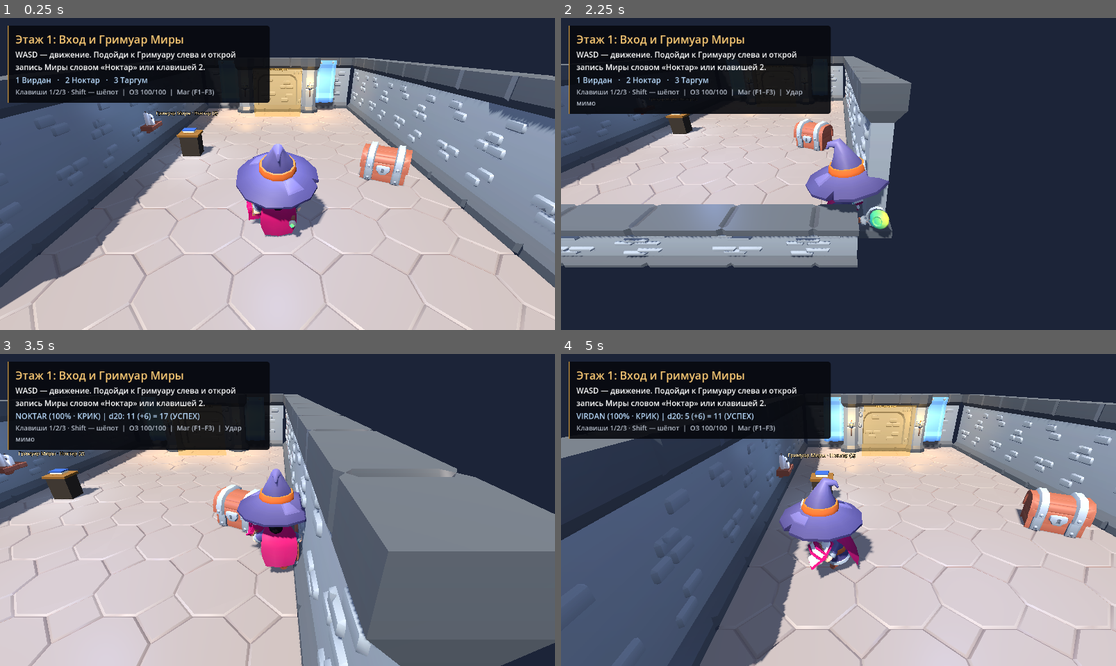
Above: before the commit, frames 1-4 (two rows, left to right).
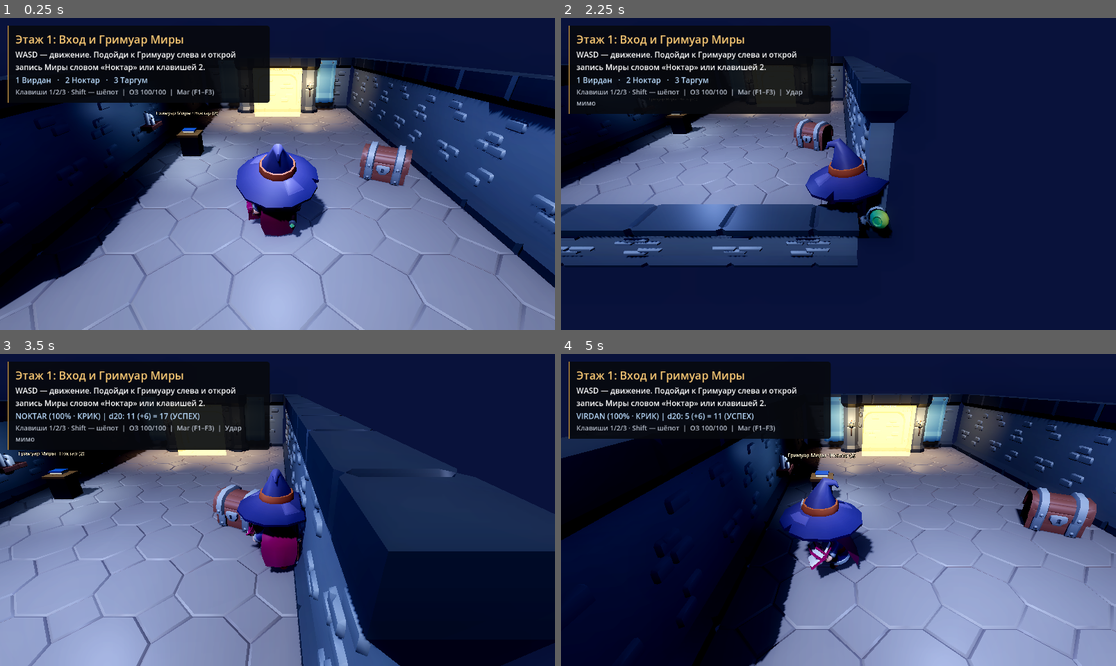
Above: after the commit, the same moments.

Repository: Alizhan2/Game-x
Game: Godot game, scene res://scenes/main.tscn
Two runs of this game, one before a commit and one after it. Both use one fixed random seed, a clock stepped at 60 frames per second and the inputs below.
Inputs (mouse positions are in pixels of both pictures, inside the frame that each line leads up to):
- Up to frame 1 (0.25 s): no input
- Up to frame 2 (2.25 s): tap Enter at 0.5 s; move the mouse to (960, 158) at 0.52 s; press the mouse at (960, 158) at 0.53 s; hold D (move_right) 0.53-1.28 s; move the mouse to (727, 189) at 1.27 s; release the mouse at (727, 189) at 1.28 s; hold S (move_back) 1.28-2.03 s; tap V (push_to_talk) at 1.35 s; move the mouse to (894, 105) at 2.02 s; hold D (move_right) from 2.03 s (still down); hold 0 (silence_hold) from 2.03 s (still down)
- Up to frame 3 (3.5 s): move the mouse to (249, 572) at 2.77 s; release D (move_right) at 2.78 s; release 0 (silence_hold) at 2.78 s; hold W (move_forward) from 2.78 s (still down); tap 2 (spell_noktar) at 2.85 s; click (249, 572) at 2.92 s
- Up to frame 4 (5 s): move the mouse to (1005, 556) at 3.52 s; release W (move_forward) at 3.53 s; hold A (move_left) from 3.53 s (still down); tap 3 (spell_targum) at 3.6 s; move the mouse to (672, 463) at 4.27 s; tap 1 (spell_virdan) at 4.35 s

The runs differ from the first frame. In frame 1, 79% of the frame differs, in the area x 0-100%, y 12-100%; in frame 2, 31%; in frame 3, 69%; in frame 4, 80%.

Commit message:
feat(visuals): apply Dark Fantasy ACES, SSAO, Bloom, and atmospheric fog across all 4 tower floors

Diff:
--- a/godot_project/scenes/floors/floor_1_tutorial.tscn
+++ b/godot_project/scenes/floors/floor_1_tutorial.tscn
@@ -73,19 +73,36 @@
 
 [sub_resource type="Environment" id="TutorialEnvironment"]
 background_mode = 1
-background_color = Color(0.11, 0.14, 0.22, 1)
+background_color = Color(0.03, 0.035, 0.06, 1)
 ambient_light_source = 2
-ambient_light_color = Color(0.67, 0.73, 0.9, 1)
-ambient_light_energy = 0.65
+ambient_light_color = Color(0.32, 0.36, 0.52, 1)
+ambient_light_energy = 0.16
 reflected_light_source = 1
+tonemap_mode = 3
+tonemap_exposure = 1.05
+ssao_enabled = true
+ssao_radius = 1.2
+ssao_intensity = 2.2
+glow_enabled = true
+glow_intensity = 0.85
+glow_bloom = 0.28
+glow_hdr_threshold = 0.9
+fog_enabled = true
+fog_light_color = Color(0.06, 0.075, 0.12, 1)
+fog_density = 0.034
+adjustment_enabled = true
+adjustment_contrast = 1.16
+adjustment_saturation = 0.82
 
 [sub_resource type="BoxShape3D" id="WardCollision"]
 size = Vector3(4, 3.6, 2.7)
 
 [sub_resource type="StandardMaterial3D" id="WardGold"]
 transparency = 1
-shading_mode = 0
-albedo_color = Color(1, 0.73, 0.24, 0.42)
+albedo_color = Color(1, 0.68, 0.18, 0.38)
+emission_enabled = true
+emission = Color(1, 0.68, 0.18, 1)
+emission_energy_multiplier = 2.4
 
 [sub_resource type="BoxMesh" id="WardVeil"]
 material = SubResource("WardGold")
@@ -112,8 +129,8 @@
 
 [node name="CourtyardLight" type="DirectionalLight3D" parent="."]
 rotation = Vector3(-0.92, -0.46, 0)
-light_color = Color(1, 0.92, 0.81, 1)
-light_energy = 0.92
+light_color = Color(0.76, 0.82, 0.98, 1)
+light_energy = 0.38
 shadow_enabled = true
 directional_shadow_max_distance = 36.0
 
--- a/godot_project/scenes/floors/floor_2_elves.tscn
+++ b/godot_project/scenes/floors/floor_2_elves.tscn
@@ -67,11 +67,26 @@
 
 [sub_resource type="Environment" id="ElvenEnvironment"]
 background_mode = 1
-background_color = Color(0.08, 0.17, 0.14, 1)
+background_color = Color(0.02, 0.055, 0.045, 1)
 ambient_light_source = 2
-ambient_light_color = Color(0.58, 0.78, 0.65, 1)
-ambient_light_energy = 0.64
+ambient_light_color = Color(0.26, 0.45, 0.34, 1)
+ambient_light_energy = 0.16
 reflected_light_source = 1
+tonemap_mode = 3
+tonemap_exposure = 1.05
+ssao_enabled = true
+ssao_radius = 1.2
+ssao_intensity = 2.2
+glow_enabled = true
+glow_intensity = 0.9
+glow_bloom = 0.3
+glow_hdr_threshold = 0.88
+fog_enabled = true
+fog_light_color = Color(0.05, 0.14, 0.1, 1)
+fog_density = 0.038
+adjustment_enabled = true
+adjustment_contrast = 1.16
+adjustment_saturation = 0.82
 
 [node name="Floor2Elves" type="Node3D"]
 script = ExtResource("1_tower_floor")
@@ -84,8 +99,8 @@
 
 [node name="Sunlight" type="DirectionalLight3D" parent="."]
 rotation = Vector3(-1.08, 0.45, 0)
-light_color = Color(1, 0.93, 0.74, 1)
-light_energy = 0.9
+light_color = Color(0.68, 0.88, 0.72, 1)
+light_energy = 0.36
 shadow_enabled = true
 directional_shadow_max_distance = 42.0
 
--- a/godot_project/scenes/floors/floor_3_undead.tscn
+++ b/godot_project/scenes/floors/floor_3_undead.tscn
@@ -51,13 +51,25 @@
 
 [sub_resource type="Environment" id="CryptEnvironment"]
 background_mode = 1
-background_color = Color(0.025, 0.021, 0.055, 1)
+background_color = Color(0.015, 0.014, 0.038, 1)
 ambient_light_source = 2
-ambient_light_color = Color(0.49, 0.53, 0.86, 1)
-ambient_light_energy = 0.42
+ambient_light_color = Color(0.28, 0.32, 0.58, 1)
+ambient_light_energy = 0.14
+tonemap_mode = 3
+tonemap_exposure = 1.05
+ssao_enabled = true
+ssao_radius = 1.2
+ssao_intensity = 2.4
+glow_enabled = true
+glow_intensity = 0.95
+glow_bloom = 0.32
+glow_hdr_threshold = 0.85
 fog_enabled = true
-fog_light_color = Color(0.13, 0.13, 0.25, 1)
-fog_density = 0.012
+fog_light_color = Color(0.07, 0.08, 0.18, 1)
+fog_density = 0.045
+adjustment_enabled = true
+adjustment_contrast = 1.18
+adjustment_saturation = 0.84
 
 [node name="Floor3CryptOfMemory" type="Node3D"]
 script = ExtResource("floor_script")
--- a/godot_project/scenes/floors/floor_4_boss.tscn
+++ b/godot_project/scenes/floors/floor_4_boss.tscn
@@ -8,11 +8,25 @@
 
 [sub_resource type="Environment" id="Environment_summit"]
 background_mode = 1
-background_color = Color(0.065, 0.043, 0.09, 1)
+background_color = Color(0.03, 0.016, 0.042, 1)
 ambient_light_source = 2
-ambient_light_color = Color(0.72, 0.51, 0.43, 1)
-ambient_light_energy = 0.58
+ambient_light_color = Color(0.42, 0.24, 0.22, 1)
+ambient_light_energy = 0.15
+tonemap_mode = 3
+tonemap_exposure = 1.06
+ssao_enabled = true
+ssao_radius = 1.3
+ssao_intensity = 2.4
 glow_enabled = true
+glow_intensity = 1.0
+glow_bloom = 0.34
+glow_hdr_threshold = 0.85
+fog_enabled = true
+fog_light_color = Color(0.11, 0.05, 0.09, 1)
+fog_density = 0.032
+adjustment_enabled = true
+adjustment_contrast = 1.18
+adjustment_saturation = 0.84
 
 [sub_resource type="StandardMaterial3D" id="Material_basalt"]
 albedo_color = Color(0.12, 0.081, 0.085, 1)
@@ -99,8 +113,8 @@
 
 [node name="Dusk" type="DirectionalLight3D" parent="."]
 rotation_degrees = Vector3(-50, -30, 0)
-light_color = Color(1, 0.66, 0.43, 1)
-light_energy = 0.8
+light_color = Color(0.95, 0.48, 0.28, 1)
+light_energy = 0.34
 shadow_enabled = true
 
 [node name="FoundryLight" type="OmniLight3D" parent="."]
